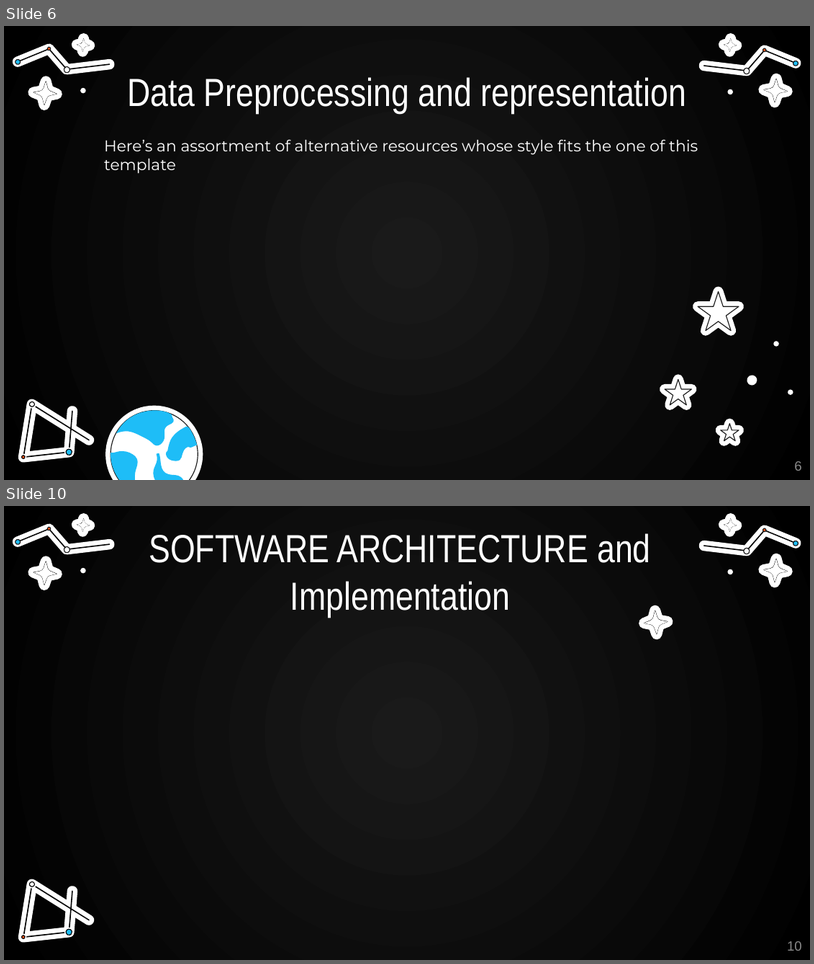
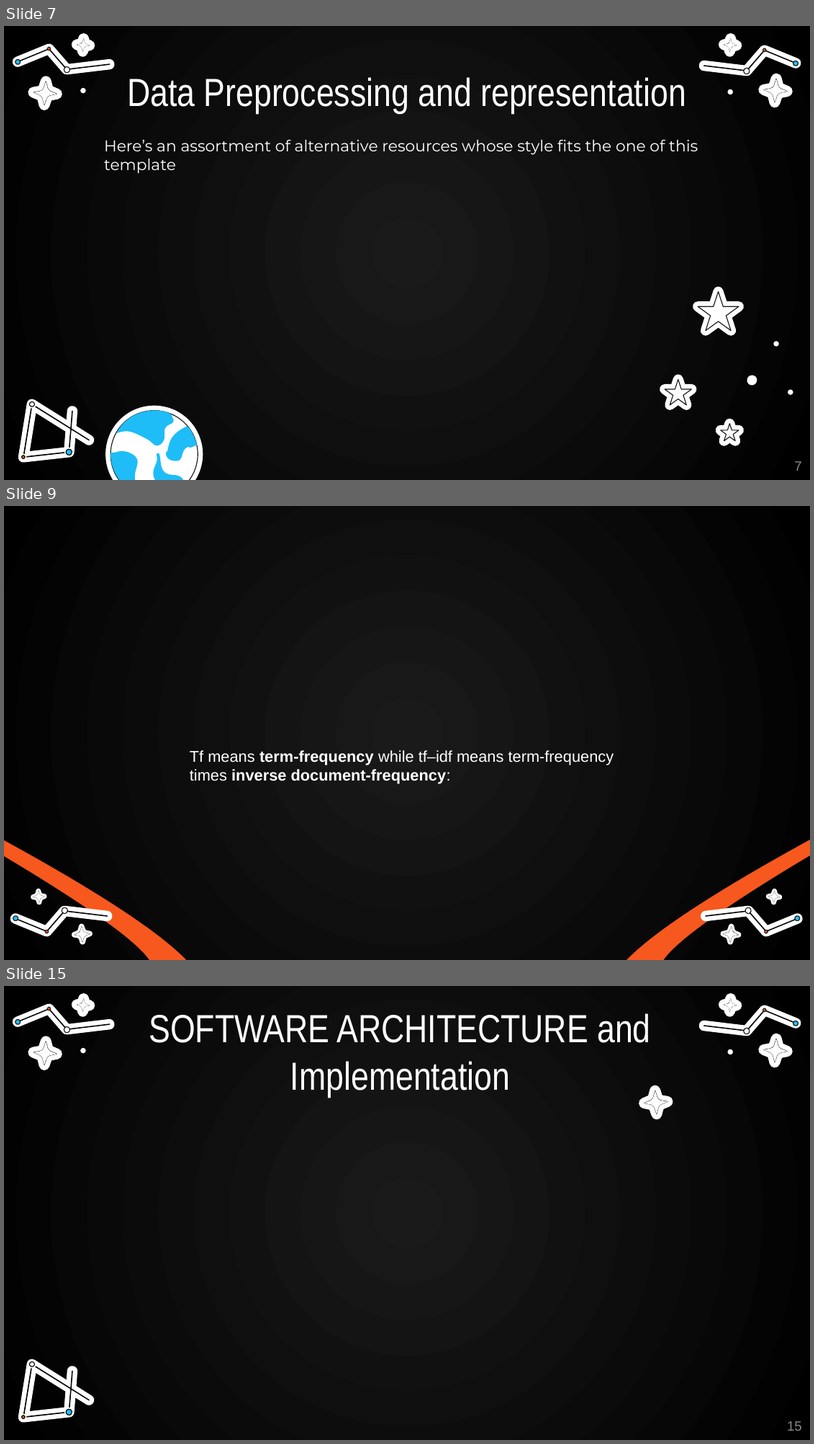
Before and after one commit to johnemyers/iste-612, a slide deck: final-presentation/TeamUFO-FinalPresentation.pptx. Shown one above the other, each under a label of ours: slides 6 and 10 before the commit, slides 7, 9 and 15 after it; the slides between them are not shown. The pictures are 814x964 and 814x1444 pixels, drawn with LibreOffice and Linux fonts; fonts in the diff are those of the drawing; background and template pictures are left out. Boxes give left, top, right and bottom in pixels: in the first picture for what was removed or moved away, otherwise in the second. Text is boxed around its words. In the diff, an @@ line names an element or a change of style, - is before the commit and + after.

```diff
--- a/final-presentation/TeamUFO-FinalPresentation.pptx
+++ b/final-presentation/TeamUFO-FinalPresentation.pptx
@@ slide 9 added at <box>4,506,810,960</box>, background picture (left out) @@
@@ text added at <box>190,750,615,784</box>, 14 pt, text #FFFFFF @@
+Tf means term-frequency while tf–idf means term-frequency times inverse document-frequency:
@@ group added at <box>4,834,229,960</box>: 15 freeform shapes @@
@@ group added at <box>585,834,810,960</box>: 15 freeform shapes @@
@@ what was slide 6 is now slide 7 @@
@@ page number at <box>795,461,802,470</box>: text changed @@
-6
+7
@@ what was slide 10 is now slide 15 @@
@@ page number at <box>787,1421,802,1430</box>: text changed @@
-10
+15
```
Also in this commit, not shown: 5 slides changed, 4 other slides added.
